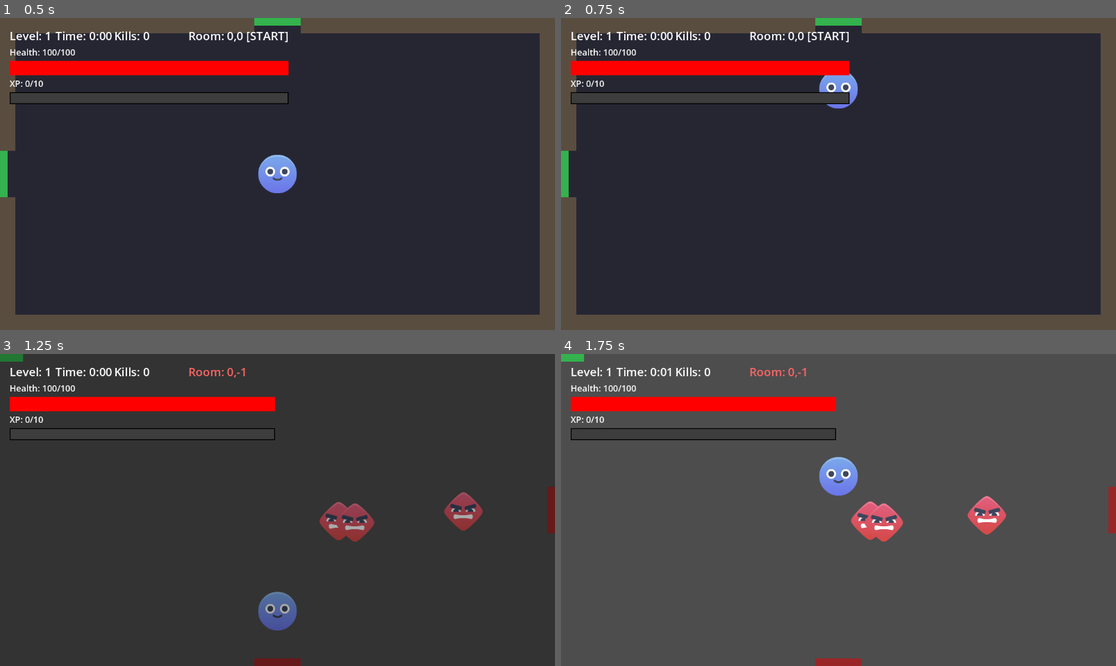
Above: before the commit, frames 1-4 (two rows, left to right).
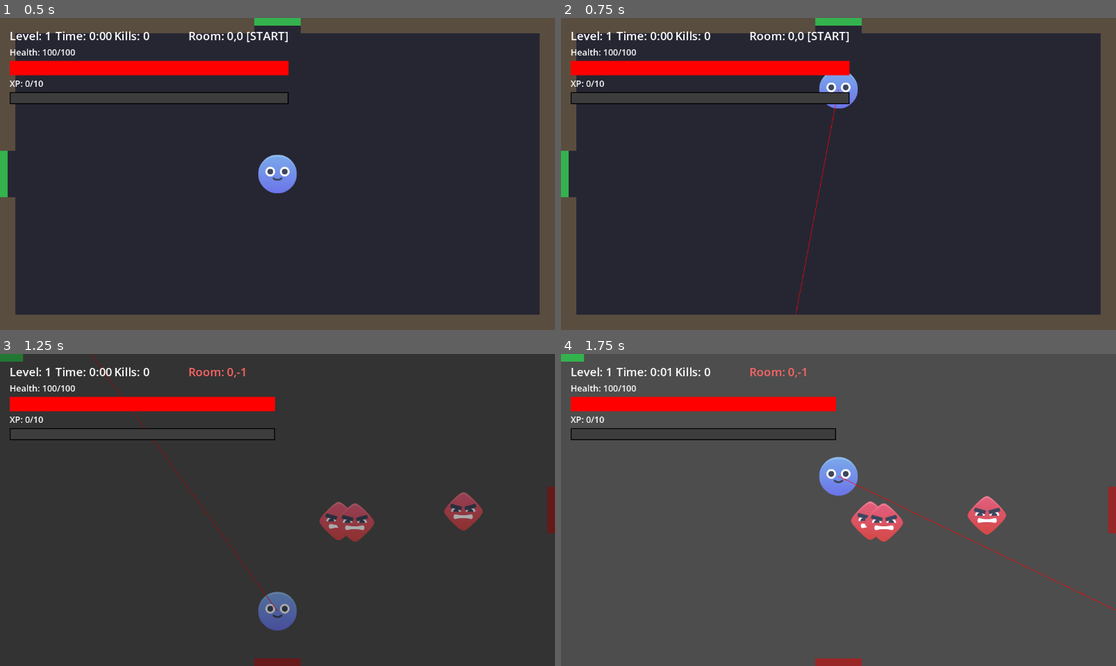
Above: after the commit, the same moments.

Repository: MavyEP/NodeBuster
Game: Godot game, scene res://scenes/game/Game.tscn
Two runs of this game, one before a commit and one after it. Both use one fixed random seed, a clock stepped at 60 frames per second and the inputs below.
Inputs (mouse positions are in pixels of both pictures, inside the frame that each line leads up to):
- Up to frame 1 (0.5 s): no input
- Up to frame 2 (0.75 s): move the mouse to (810, 236) at 0.52 s; hold W (move_up) from 0.53 s (still down); tap Space (dash) at 0.6 s
- Up to frame 3 (1.25 s): keep holding W (move_up)
- Up to frame 4 (1.75 s): keep holding W (move_up); move the mouse to (1005, 556) at 1.27 s; tap Space (dash) at 1.35 s

Frame 1 is identical in both runs. In frame 2, 0.1% of the frame differs, in the area x 42-51%, y 22-96%; in frame 3, 0.1%; in frame 4, 0.2%, in the area x 49-100%, y 39-83%.

Commit message:
working on laser Aim

Diff:
--- a/scenes/player/Player.tscn
+++ b/scenes/player/Player.tscn
@@ -6,6 +6,7 @@
 [ext_resource type="Script" uid="uid://x11gnbeuwway" path="res://scripts/abilities/FireballAbility.gd" id="3_4kuee"]
 [ext_resource type="Script" uid="uid://b6iy46ngev5sq" path="res://scripts/components/StatsComponent.gd" id="3_524rm"]
 [ext_resource type="Texture2D" uid="uid://d17wkdwaenlio" path="res://assets/testerSprites/face_a.png" id="3_c3xxp"]
+[ext_resource type="Script" uid="uid://b7rubhn0cjhe0" path="res://scripts/player/AimLaser.gd" id="4_npwbq"]
 
 [sub_resource type="CircleShape2D" id="CircleShape2D_wr5hl"]
 radius = 32.0
@@ -24,6 +25,13 @@
 [node name="CollisionShape2D" type="CollisionShape2D" parent="." unique_id=232640168]
 shape = SubResource("CircleShape2D_wr5hl")
 
+[node name="AimLaser" type="Node2D" parent="." unique_id=2055658919]
+script = ExtResource("4_npwbq")
+
+[node name="Line2D" type="Line2D" parent="AimLaser" unique_id=2033608032]
+width = 1.0
+default_color = Color(1, 0, 0, 1)
+
 [node name="HealthComponent" type="Node" parent="." unique_id=1218018552]
 script = ExtResource("2_gfjak")
 metadata/_custom_type_script = "uid://bwsiwuj7heiqm"
--- /dev/null
+++ b/scripts/player/AimLaser.gd
@@ -0,0 +1,49 @@
+extends Node2D
+
+@export var max_range: float = 900.0
+@export var collision_mask: int = 1 << 0  # set to your "Walls" layer (and anything that should block shots)
+@export var start_offset: Vector2 = Vector2.ZERO # local offset from parent (muzzle position)
+
+@onready var line: Line2D = $Line2D
+
+func _ready() -> void:
+	# Basic Line2D setup (you can also set these in the editor)
+	line.clear_points()
+	line.points = PackedVector2Array([Vector2.ZERO, Vector2.RIGHT * 10])
+
+func _process(_delta: float) -> void:
+	var start_global := (get_parent() as Node2D).global_position + start_offset.rotated((get_parent() as Node2D).global_rotation)
+
+	var mouse_global := get_viewport().get_mouse_position()
+	# If you're in a 2D camera world, use this instead:
+	mouse_global = (get_parent() as Node2D).get_global_mouse_position()
+
+	var dir := (mouse_global - start_global)
+	if dir.length() < 0.001:
+		_hide_laser()
+		return
+	dir = dir.normalized()
+
+	var end_global := start_global + dir * max_range
+
+	# Raycast
+	var query := PhysicsRayQueryParameters2D.create(start_global, end_global)
+	query.collision_mask = collision_mask
+	query.exclude = [(get_parent() as Node2D)]  # exclude player body
+	query.hit_from_inside = true
+
+	var hit := get_world_2d().direct_space_state.intersect_ray(query)
+
+	if not hit.is_empty():
+		end_global = hit.position
+
+	# Convert global points to this node's local space for Line2D
+	# (Line2D uses local coordinates)
+	var start_local := to_local(start_global)
+	var end_local := to_local(end_global)
+
+	line.points = PackedVector2Array([start_local, end_local])
+	line.visible = true
+
+func _hide_laser() -> void:
+	line.visible = false
--- a/scripts/player/PlayerController.gd
+++ b/scripts/player/PlayerController.gd
@@ -5,6 +5,7 @@
 @onready var stats_component = $StatsComponent
 
 var is_alive: bool = true
+var is_invulnerable: bool = false
 
 # --- DASH SETTINGS ---
 @export var dash_distance: float = 140.0
@@ -56,6 +57,7 @@
 
 		if _dash_time_left <= 0.0:
 			_is_dashing = false
+			is_invulnerable = false
 		return
 
 	# Get input direction
@@ -104,6 +106,7 @@
 		return # basically blocked / hugging a wall
 
 	_is_dashing = true
+	is_invulnerable = true
 	_dash_time_left = dash_duration
 	_dash_cooldown_left = dash_cooldown
 
@@ -132,7 +135,7 @@
 
 
 func take_damage(amount: float):
-	if health_component:
+	if health_component && is_invulnerable==false:
 		health_component.take_damage(amount)
 
 
Not shown, added: scripts/player/AimLaser.gd.uid
